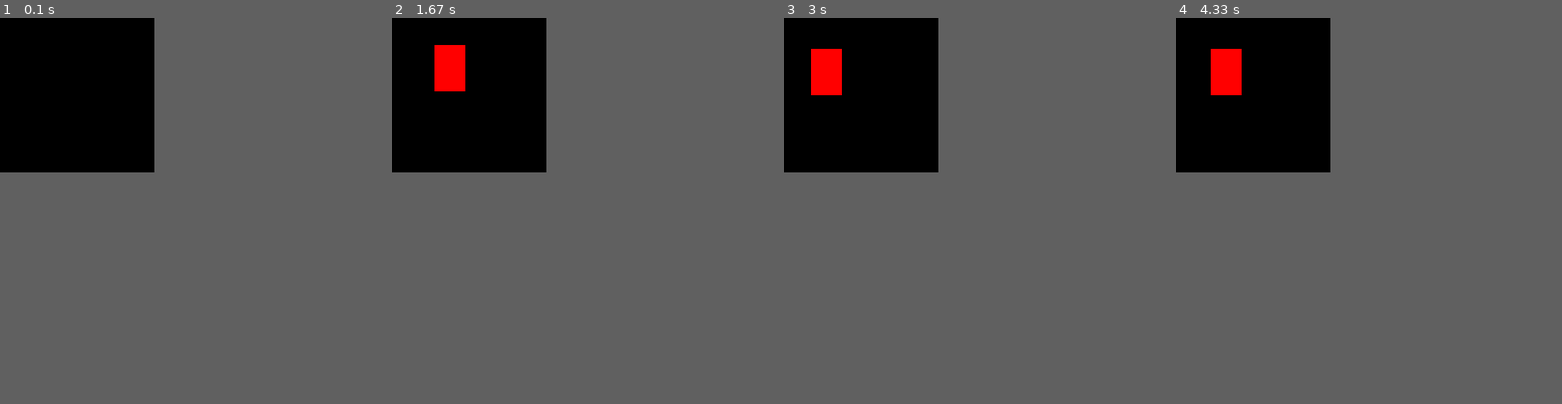
Above: before the commit, frames 1-4 (left to right).
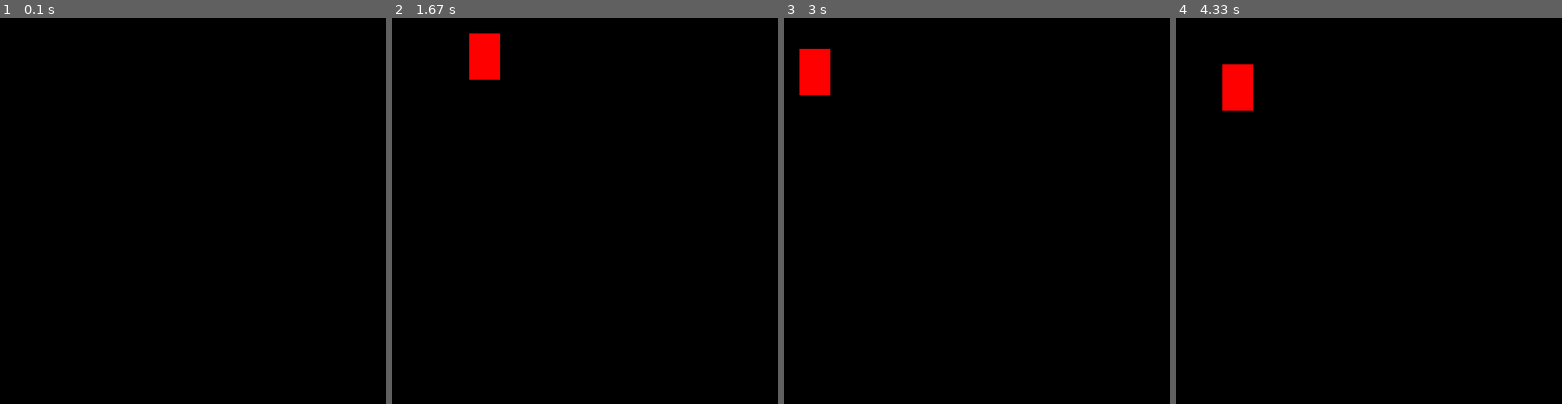
Above: after the commit, the same moments.

Repository: Lavender7faded/Lesson_9
Game: pygame game, started from rectangle_pygame/2_move_rectangle.py
The game is run twice, just before and just after one commit, with the same random seed, the same clock (stepped at 60 frames per second) and the same inputs.
Inputs:
- Up to frame 1 (0.1 s): no input
- Up to frame 2 (1.67 s): hold Right 0.33-0.8 s; hold Up 0.83-1.13 s; hold Right 1.17-1.63 s
- Up to frame 3 (3 s): hold Left 1.67-2.2 s; hold Down 2.23-2.53 s; hold Left 2.57-2.97 s
- Up to frame 4 (4.33 s): hold Up 3-3.37 s; hold Right 3.4-4.03 s; hold Down from 4.07 s (still down)
The window is 200x200 before the commit and 500x500 after it. Grey fills any space a smaller window leaves; there, only what the larger window draws over its background counts as a difference.

The runs differ from the first frame. In frame 1, only the window size differs. In frame 2, 1.9% of the frame differs, in the area x 11-28%, y 4-19%; in frame 3, 0.7%; in frame 4, 1.1%.

Commit message:
Додала задній фон, персонажа та звук

Diff:
--- /dev/null
+++ b/my_first_game/begin.py
@@ -0,0 +1,50 @@
+# tkinter бібліотека для розробки графічного інтерфейсу
+
+from tkinter import *
+from random import randrange as rnd
+from random import choice
+import time
+# створюємо вікно
+root = Tk()
+
+root.geometry('800x600')
+
+# задаємо назву вікна
+
+root.title("Сaught the BALL")
+
+#створ. об'єкт класу canvas
+
+canv = Canvas(root,bg='white')
+
+#pack пакувальник, який дозволяє розміщати
+#зображення одне за одним
+#fill=BOTH дозволяє заповнювати все доступне місце і по ширині і по висоті
+# expand=1 при розширенні вікна мітка завжди буде посередині
+
+canv.pack(fill=BOTH,expand=1)
+
+colors = ['red','orange','yellow','green','blue']
+###################################################
+def new_ball():
+    canv.delete(ALL)
+    x = rnd(100,700)
+    y = rnd(100,500)
+    r = rnd(30,50)
+
+    #(x-r,y-r)-координати верхнього лівого кута
+    #(x+r,y+r)- координати нижнього правого кута
+    #квадрата, в якому промальовується коло
+
+    canv.create_oval(x-r,y-r,x+r,y+r,fill = choice(colors), width=0)
+
+    #root.after(1000,new_ball)
+    # через 1000 мілісек викон.
+    # функцію new_ball()
+
+
+    root.after(1000,new_ball)
+    #######################################################
+
+new_ball()
+mainloop()
--- a/rectangle_pygame/move_rectangle.py
+++ b/rectangle_pygame/2_move_rectangle.py
@@ -4,8 +4,8 @@
 # та інші константи
 FPS = 60
 
-WIDTH_DISPLAY = 200
-HEIGHT_DISPLAY = 200
+WIDTH_DISPLAY = 500
+HEIGHT_DISPLAY = 500
 
 WHITE_COLOR = (255, 255, 255)
 ORANGE_COLOR = (255, 150, 100)
@@ -15,7 +15,7 @@
 COORD_Y = 40
 WIDTH_RECTANGLE = 40
 HEIGHT_RECTANGLE = 60
-DELTA_STEP = 5
+DELTA_STEP = 20
 
 # ініціалізація та створення об'єктів
 pygame.init()
--- /dev/null
+++ b/rectangle_pygame/3_fly_image.py
@@ -0,0 +1,66 @@
+import pygame
+
+# Define some colors
+WHITE = (255, 255, 255)
+BLACK = (0, 0, 0)
+SKY = (153, 204, 255)
+
+# Call this function so the Pygame library can initialize itself
+pygame.init()
+
+# Create an 800x600 sized screen
+screen = pygame.display.set_mode([800, 600])
+
+# This sets the name of the window
+pygame.display.set_caption('Fly')
+
+clock = pygame.time.Clock()
+
+#обновляємо екран
+pygame.display.update()
+
+# Set positions of graphics
+background_position = [0, 0]
+
+# Load and set up graphics.
+#background_image = pygame.image.load("saturn_family1.jpg").convert()
+player_image = pygame.image.load("/Users/ann/Documents/webdev/Lesson_9/rectangle_pygame/airplane.png").convert()
+
+background = pygame.image.load("/Users/ann/Documents/webdev/Lesson_9/rectangle_pygame/sky.jpeg").convert()
+
+pygame.mixer.music.load("/Users/ann/Documents/webdev/Lesson_9/rectangle_pygame/airplane_fly.mp3")
+pygame.mixer.music.play(-1)
+
+#Якщо в зображення не має прозорого слою, то щоб його встановити,
+#необхідно використати метод set_colorkey() класу Surface:
+player_image.set_colorkey(BLACK)
+
+done = False
+
+while not done:
+    for event in pygame.event.get():
+        if event.type == pygame.QUIT:
+            done = True
+
+
+    # Get the current mouse position. This returns the position
+    # as a list of two numbers.
+    #повертає поточну позицію мишки на екрані
+    player_position = pygame.mouse.get_pos()
+    x = player_position[0]
+    y = player_position[1]
+
+    # Copy image to screen:
+    #копіює картинку на екран
+    screen.blit(background, (0, 0))
+
+    screen.blit(player_image, [x, y])
+
+
+    #обновляємо екран
+    pygame.display.flip()
+
+    clock.tick(60)
+
+
+pygame.quit()
Renamed: rectangle_pygame/static_rectangle.py -> rectangle_pygame/1_static_rectangle.py
Binary file added: rectangle_pygame/airplane.png
Not shown, added: .DS_Store
Not shown, added: rectangle_pygame/.DS_Store
Not shown, added: rectangle_pygame/airplane_fly.mp3
